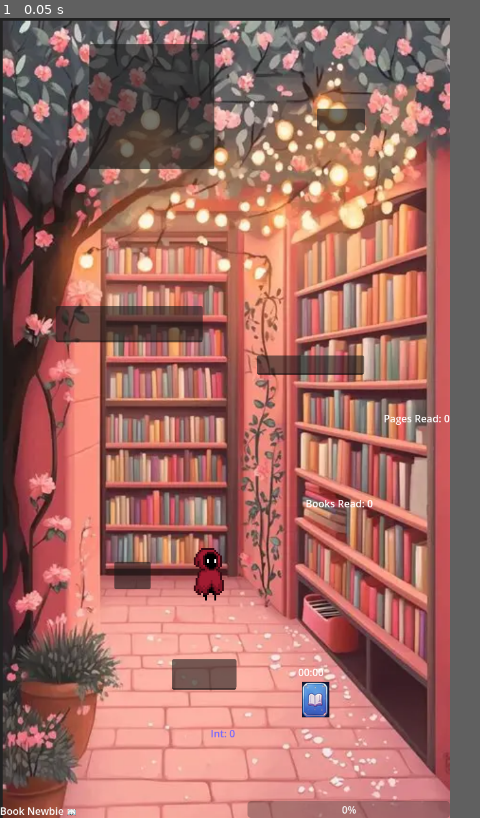
Above: before the commit, frame 1.
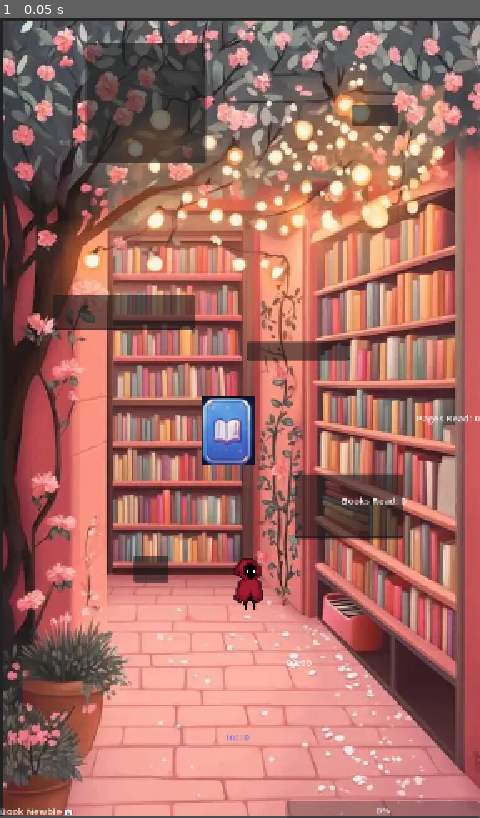
Above: after the commit, the same moment.

Repository: Mariaamoon/Nikan
Game: Godot game, scene res://main.tscn
Two runs of this game, one before a commit and one after it. Both use one fixed random seed, a clock stepped at 60 frames per second and the inputs below.
Inputs:
- Up to frame 1 (0.05 s): no input
In our replay, the window is 450x800 before the commit and 480x800 after it. These sizes can differ from the game's own. Grey fills any space a smaller window leaves; there, only what the larger window draws over its background counts as a difference.

The runs differ from the first frame. In frame 1, 57% of the frame differs, in the area x 0-100%, y 0-100%.

Commit message:
buttun fixed

Diff:
--- a/godot.app/main.tscn
+++ b/godot.app/main.tscn
@@ -21,6 +21,7 @@
 anchors_preset = 15
 anchor_right = 1.0
 anchor_bottom = 1.0
+offset_bottom = -3.0
 grow_horizontal = 2
 grow_vertical = 2
 texture = ExtResource("2_1bvp3")
@@ -55,21 +56,25 @@
 
 [node name="TimerInput" type="LineEdit" parent="." unique_id=2011018089]
 layout_mode = 0
-offset_left = 275.0
-offset_top = 1026.0
-offset_right = 378.5
-offset_bottom = 1075.0
+offset_left = 491.0
+offset_top = 760.0
+offset_right = 672.5
+offset_bottom = 868.0
 
 [node name="StartButton" type="TextureButton" parent="." unique_id=1231113668]
 layout_mode = 1
-anchors_preset = 5
+anchors_preset = 8
 anchor_left = 0.5
+anchor_top = 0.5
 anchor_right = 0.5
-offset_left = 123.0
-offset_top = 1062.0
-offset_right = 167.0
-offset_bottom = 1134.0
-grow_horizontal = 2
+anchor_bottom = 0.5
+offset_left = -64.5
+offset_top = -36.0
+offset_right = 64.5
+offset_bottom = 36.0
+grow_horizontal = 2
+grow_vertical = 2
+scale = Vector2(2, 2)
 texture_normal = ExtResource("4_1bvp3")
 
 [node name="TimerLabel" type="Label" parent="." unique_id=917590405]
--- a/godot.app/project.godot
+++ b/godot.app/project.godot
@@ -18,7 +18,10 @@
 [display]
 
 window/size/viewport_width=720
-window/size/viewport_height=1280
+window/size/viewport_height=1200
+window/size/mode=3
+window/stretch/mode="canvas_items"
+window/stretch/scale=0.9
 
 [dotnet]
 
